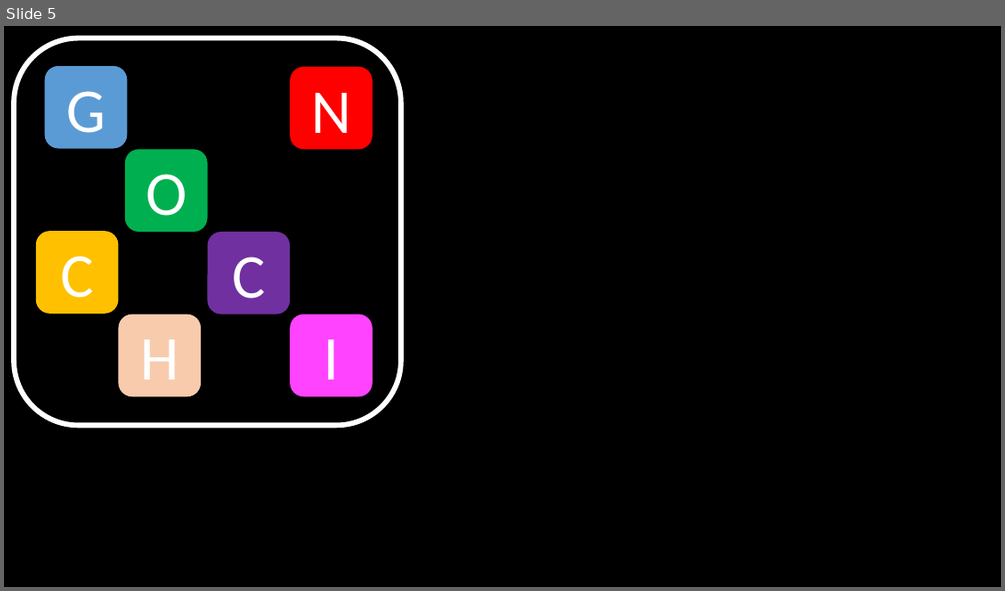
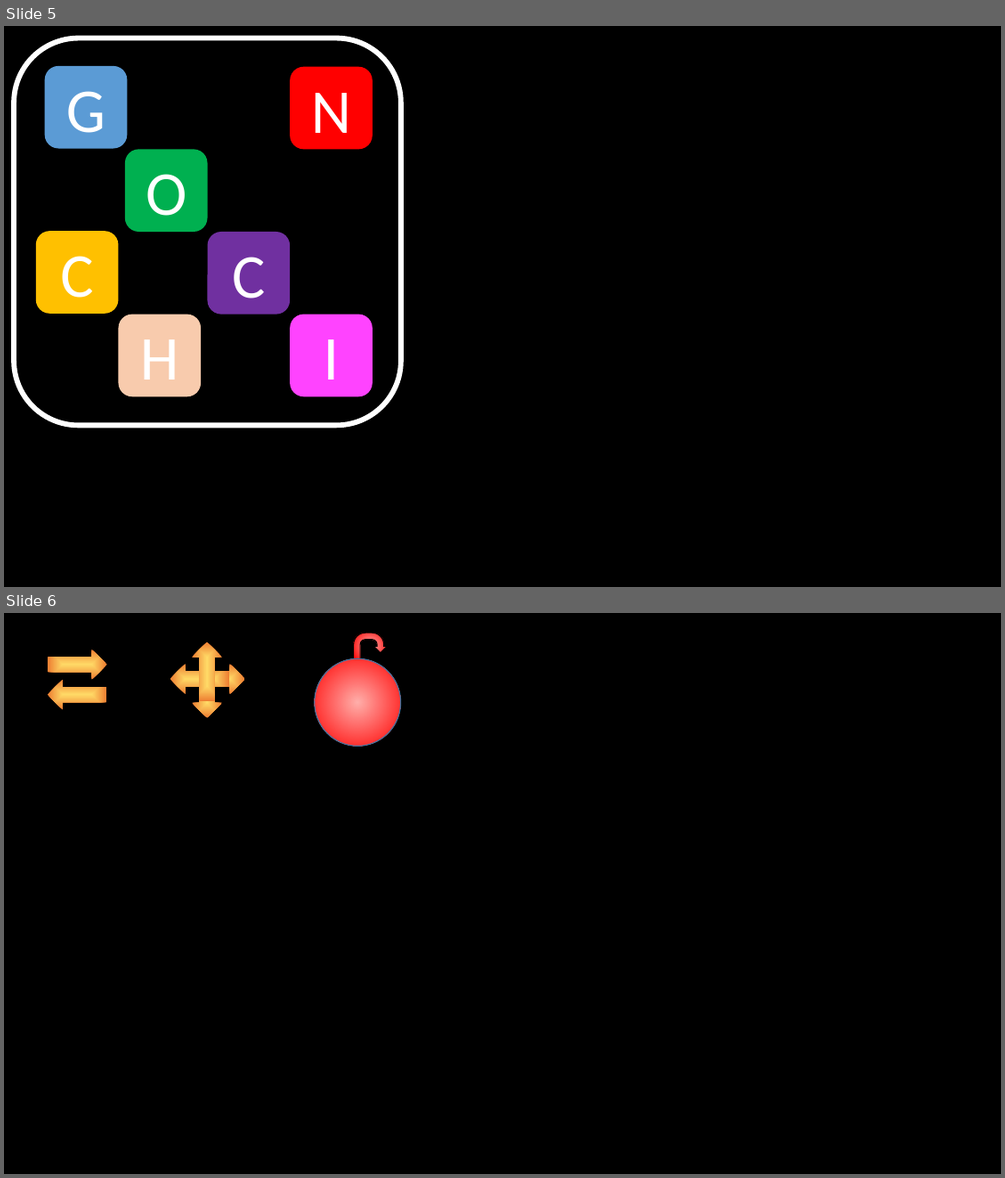
Before and after one commit to DanGrew/Gnocchi, a slide deck: gnocchi/src/uk/dangrew/gnocchi/ui/resources/grid-icons.pptx. Shown one above the other, each under a label of ours: slide 5 before the commit, slides 5 and 6 after it. The pictures are 1005x591 and 1005x1178 pixels, drawn with LibreOffice and Linux fonts; fonts in the diff are those of the drawing. Boxes give left, top, right and bottom in pixels: in the first picture for what was removed or moved away, otherwise in the second. Text is boxed around its words. In the diff, an @@ line names an element or a change of style, - is before the commit and + after.

```diff
--- a/gnocchi/src/uk/dangrew/gnocchi/ui/resources/grid-icons.pptx
+++ b/gnocchi/src/uk/dangrew/gnocchi/ui/resources/grid-icons.pptx
@@ slide 6 added at box(4, 613, 1001, 1174), background #000000 @@
@@ uturn arrow added at box(353, 633, 387, 659), fill gradient #FFAEAA to #FF0000, outline #000000 1 pt @@
@@ right arrow added at box(48, 649, 106, 680), fill gradient #FFD966 to #ED7D31 @@
@@ right arrow added at box(170, 664, 229, 694), fill gradient #FFD966 to #ED7D31 @@
@@ right arrow added at box(186, 664, 245, 694), fill gradient #FFD966 to #ED7D31 @@
@@ right arrow added at box(192, 659, 222, 718), fill gradient #FFD966 to #ED7D31 @@
@@ right arrow added at box(192, 641, 222, 701), fill gradient #FFD966 to #ED7D31 @@
@@ ellipse added at box(315, 658, 400, 747), fill gradient #FFAEAA to #FF0000, outline #43739E 1 pt @@
@@ right arrow added at box(48, 680, 106, 709), fill gradient #FFD966 to #ED7D31 @@
```
Also in this commit, not shown: 30 other files.
